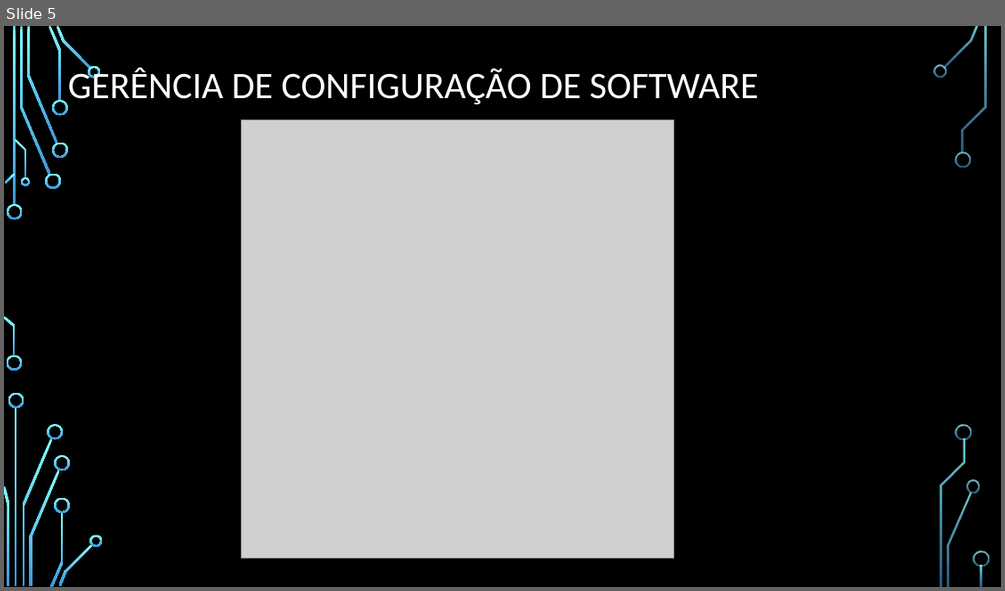
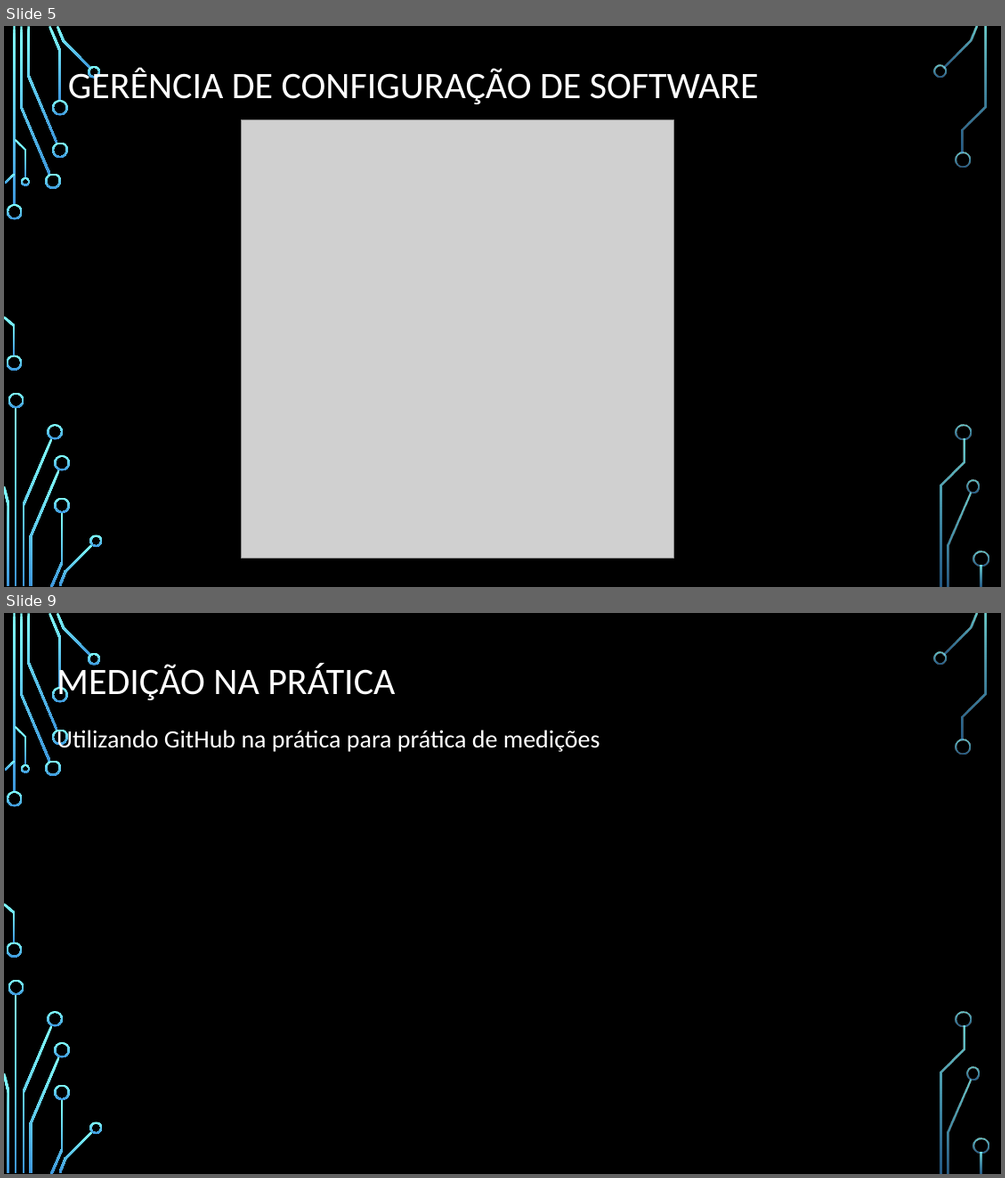
Before and after one commit to DeniseCruz/GerenciaConfig, a slide deck: MedicaoMetricas.pptx. Shown one above the other, each under a label of ours: slide 5 before the commit, slides 5 and 9 after it; the slides between them are not shown. The pictures are 1005x591 and 1005x1178 pixels, drawn with LibreOffice and Linux fonts; fonts in the diff are those of the drawing; grey boxes stand for pictures; background and template pictures are left out. Boxes give left, top, right and bottom in pixels: in the first picture for what was removed or moved away, otherwise in the second. Text is boxed around its words. In the diff, an @@ line names an element or a change of style, - is before the commit and + after.

```diff
--- a/MedicaoMetricas.pptx
+++ b/MedicaoMetricas.pptx
@@ slide 9 added at [4,613,1001,1174], background picture (left out); not listed: 36 template elements that a slide beside it also shows @@
@@ title added at [57,664,395,703], 36 pt, text #FFFFFF @@
+MEDIÇÃO NA PRÁTICA
@@ text added at [57,727,600,752], 24 pt, text #FFFFFF @@
+Utilizando GitHub na prática para prática de medições
```
Also in this commit, not shown: 3 other slides added, 1 slide removed.
